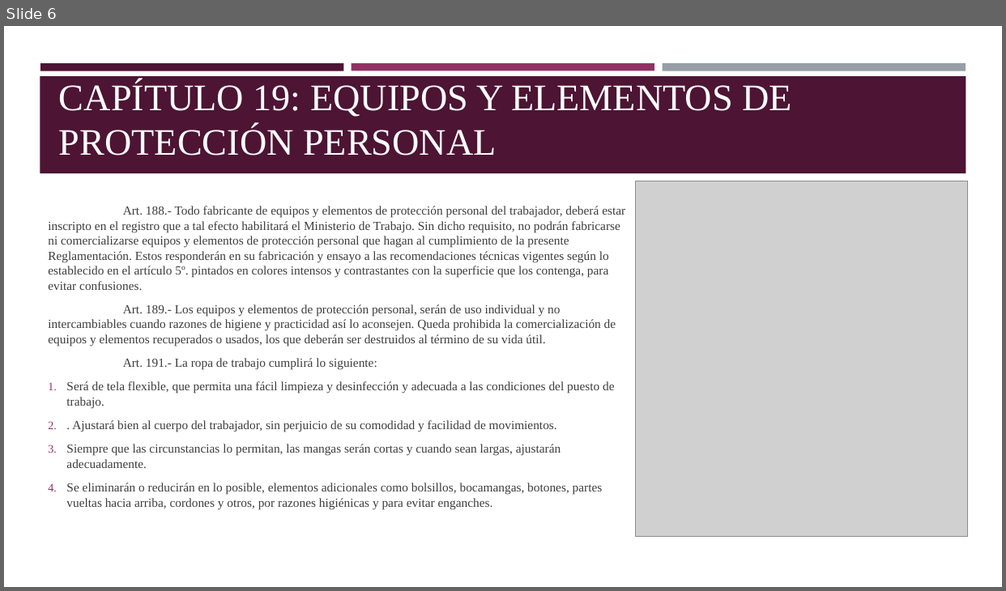
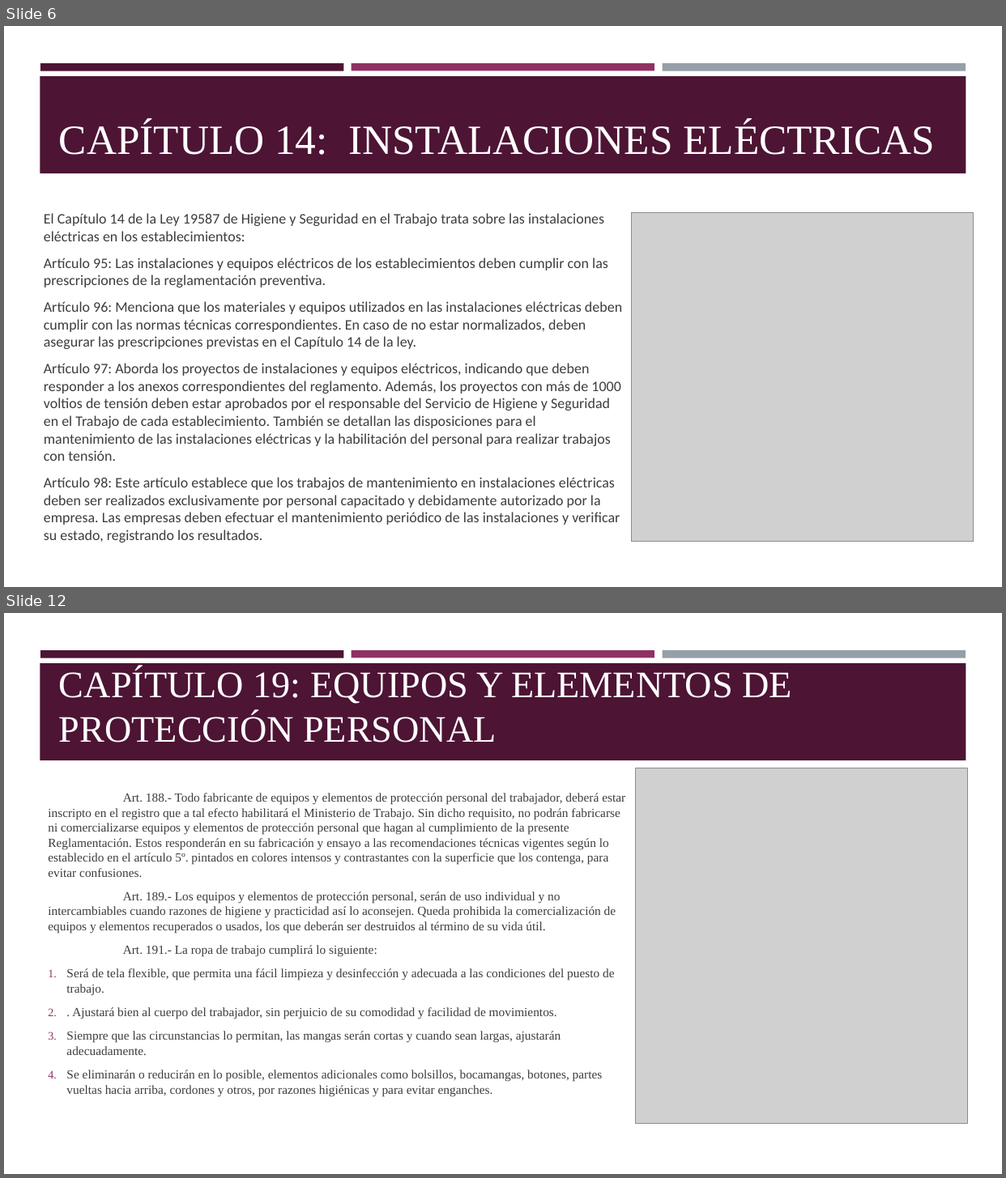
Before and after one commit to Cnsgnicole/doubik, a slide deck: TP LEY 19587 - Presentación de capítulos.pptx. Shown one above the other, each under a label of ours: slide 6 before the commit, slides 6 and 12 after it; the slides between them are not shown. The pictures are 1006x591 and 1006x1178 pixels, drawn with LibreOffice and Linux fonts; fonts in the diff are those of the drawing; grey boxes stand for pictures. Boxes give left, top, right and bottom in pixels: in the first picture for what was removed or moved away, otherwise in the second. Text is boxed around its words. In the diff, an @@ line names an element or a change of style, - is before the commit and + after.

```diff
--- a/TP LEY 19587 - Presentación de capítulos.pptx
+++ b/TP LEY 19587 - Presentación de capítulos.pptx
@@ slide 6 added at (4,26,1002,587), background #FFFFFF; not listed: 4 template elements that a slide beside it also shows @@
@@ title added at (59,122,934,155), 40 pt, text #FFFFFF @@
+CAPÍTULO 14: INSTALACIONES ELÉCTRICAS
@@ text added at (44,213,622,543), 14 pt, text #3D3D3D @@
+El Capítulo 14 de la Ley 19587 de Higiene y Seguridad en el Trabajo trata sobre las instalaciones eléctricas en los establecimientos:
+Artículo 95: Las instalaciones y equipos eléctricos de los establecimientos deben cumplir con las prescripciones de la reglamentación preventiva.
+Artículo 96: Menciona que los materiales y equipos utilizados en las instalaciones eléctricas deben cumplir con las normas técnicas correspondientes. En caso de no estar normalizados, deben asegurar las prescripciones previstas en el Capítulo 14 de la ley.
+Artículo 97: Aborda los proyectos de instalaciones y equipos eléctricos, indicando que deben responder a los anexos correspondientes del reglamento. Además, los proyectos con más de 1000 voltios de tensión deben estar aprobados por el responsable del Servicio de Higiene y Seguridad en el Trabajo de cada establecimiento. También se detallan las disposiciones para el mantenimiento de las instalaciones eléctricas y la habilitación del personal para realizar trabajos con tensión.
+Artículo 98: Este artículo establece que los trabajos de mantenimiento en instalaciones eléctricas deben ser realizados exclusivamente por personal capacitado y debidamente autorizado por la empresa. Las empresas deben efectuar el mantenimiento periódico de las instalaciones y verificar su estado, registrando los resultados.
@@ picture added at (632,213,974,542) @@
@@ what was slide 6 is now slide 12 @@
```
Also in this commit, not shown: 10 other slides added.
